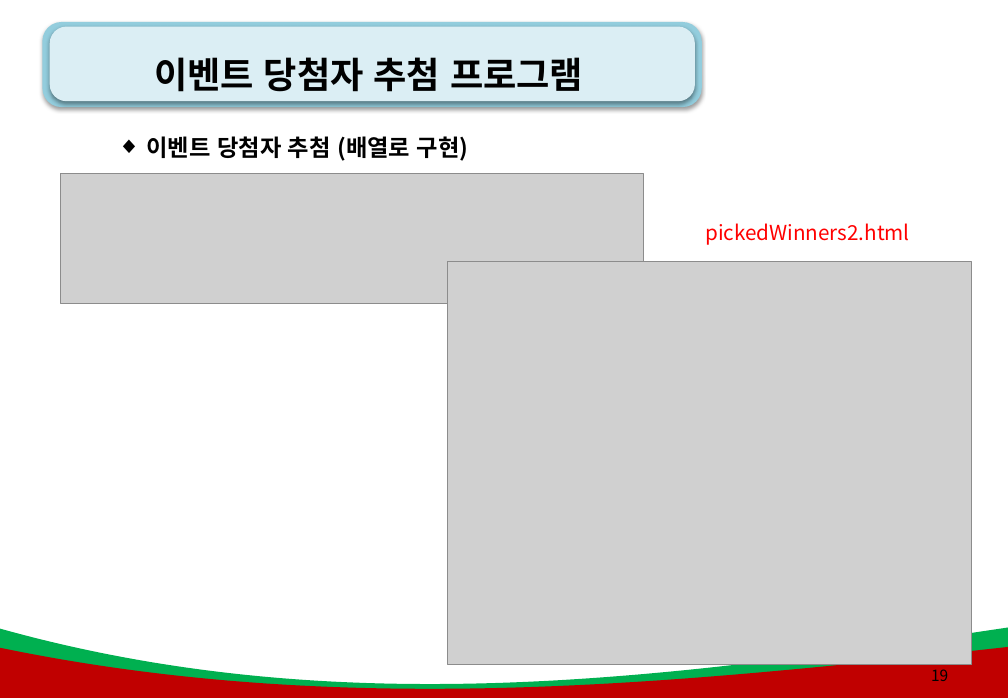
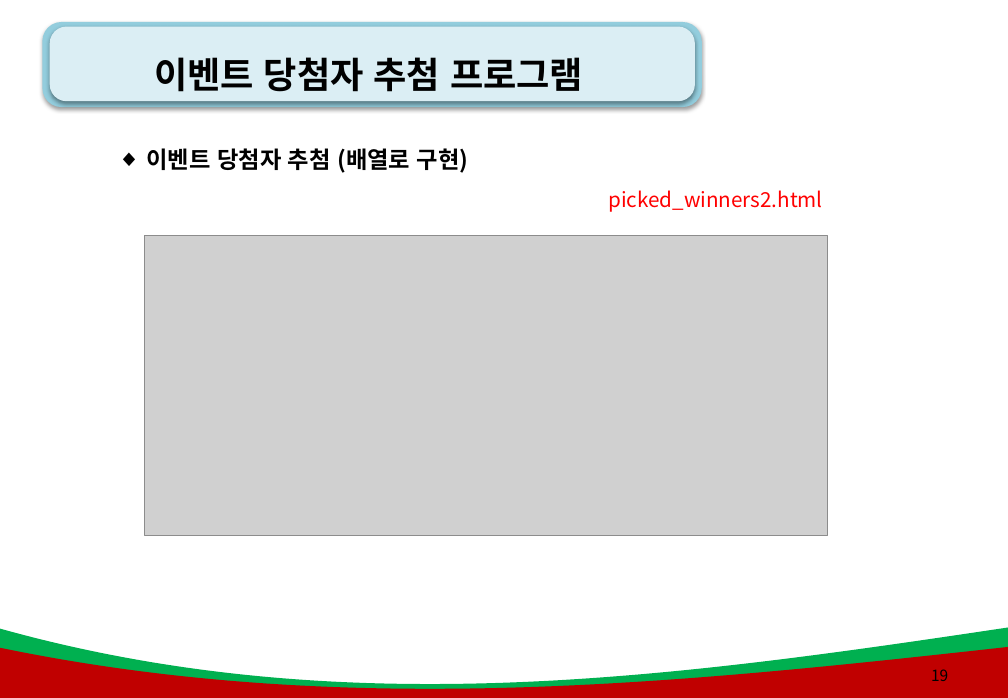
Before and after one commit to AhNyx/js_works, a slide deck: slide 19 of green_project_web/js_ppt/6강. js_객체(오브젝트).pptx. Drawn at 1008x698 pixels with LibreOffice and Linux fonts; fonts in the diff are those of the drawing; grey boxes stand for pictures; background and template pictures are left out. Boxes give left, top, right and bottom in pixels: in the first picture for what was removed or moved away, otherwise in the second. Text is boxed around its words. In the diff, an @@ line names an element or a change of style, - is before the commit and + after.

```diff
--- a/green_project_web/js_ppt/6강. js_객체(오브젝트).pptx
+++ b/green_project_web/js_ppt/6강. js_객체(오브젝트).pptx
@@ text "이벤트 당첨자 추첨 (배열로 구현)": place and size @@
-text "이벤트 당첨자 추첨 (배열로 구현)" at box(147, 136, 469, 161)
+text "이벤트 당첨자 추첨 (배열로 구현)" at box(147, 148, 469, 173)
@@ picture removed at box(61, 173, 644, 303) @@
@@ text at box(608, 190, 822, 212): text changed @@
-pickedWinners2.html
+picked_winners2.html
@@ picture added at box(145, 235, 828, 536) @@
@@ picture removed at box(448, 262, 972, 665) @@
```
Also in this commit, not shown: 10 other slides changed, 2 slides added, 21 other files.
